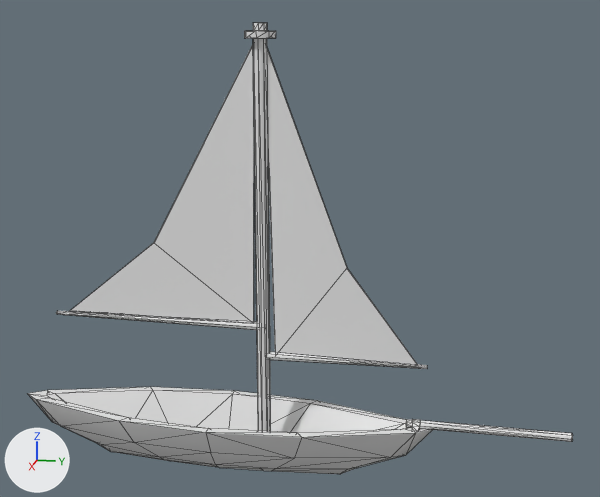
Before and after pictures for a commit that changed the FBX model Assets/Art/Meshes/Props/SM_Boat_01.fbx.
Before and after are seen from a 50 mm camera at (1.342, 0.415, 0.727) aimed at (-0.011, 0.144, 0.389). The lights are fixed; the arrows at lower left show +X, +Y and +Z. The first picture is the older version. Mesh edges are drawn as thin lines. Where no turn or scale is listed for an object, it has been applied to the vertices.

Names of what the first picture shows: 'SM_Boat_01'.
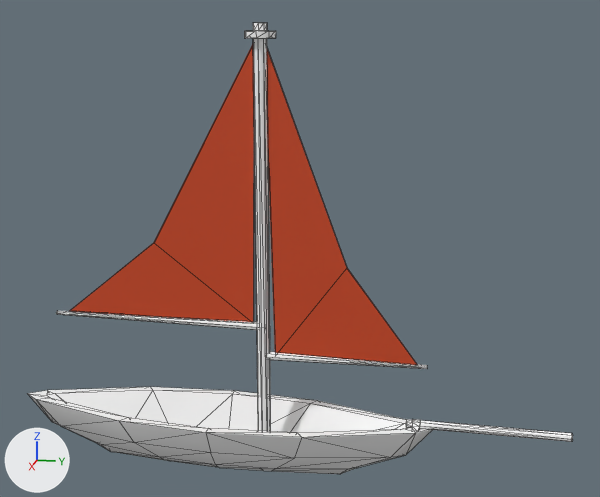
Patch to the scene script:
```diff
--- a/Assets/Art/Meshes/Props/SM_Boat_01.fbx.py
+++ b/Assets/Art/Meshes/Props/SM_Boat_01.fbx.py
@@ mat_material__36 @@
+mat_material__36 = principled_material('Material #36')
+mat_material__36.base_color = (1.0, 1.0, 1.0)  # white #ffffff
+mat_material__36.roughness = 0.0
@@ mat_material__37 @@
+mat_material__37 = principled_material('Material #37')
+mat_material__37.base_color = (0.613, 0.0702, 0.0206)  # orange #cd4b27
+mat_material__37.roughness = 0.0
@@ me_mesh @@
 me_mesh.from_pydata(...)  # 214 vertices, 400 faces; spans x -0.091..0.091, y -0.382..0.61, z -0.022..0.761
 # used by ob_sm_boat_01; location = (0.0, 0.0, 0.0)
+# me_mesh part 1: 284 of the faces centred in x -0.08..0.08, y -0.359..0.61, z -0.022..0.254 switch from no material to mat_material__36 (white #ffffff)
+# me_mesh part 2: 70 of the faces centred in x -0.024..0.024, y 0.057..0.104, z 0.737..0.761 switch from no material to mat_material__36 (white #ffffff)
+# me_mesh part 3: 14 of the faces centred in x -0.005..0.005, y -0.308..-0.177, z 0.244..0.253 switch from no material to mat_material__36 (white #ffffff)
+# me_mesh part 4: 8 of the faces centred in x -0.011..0.011, y 0.07..0.091, z 0.484 switch from no material to mat_material__36 (white #ffffff)
+# me_mesh part 5: 18 of the faces centred in x -0.002..0.002, y -0.053..0.31, z 0.196..0.617 switch from no material to mat_material__37 (orange #cd4b27)
+# me_mesh part 6: 6 of the faces centred in x -0.002..0.002, y -0.227..-0.052, z 0.254..0.345 switch from no material to mat_material__37 (orange #cd4b27)
```

Where the change shows, as pixel boxes (x1, y1, x2, y2) in the pictures (600 x 497 px):
part 1 of me_mesh, recoloured
    both: (27, 49, 573, 471)
part 2 of me_mesh, recoloured
    both: (244, 23, 276, 38)
part 3 of me_mesh, recoloured
    both: (57, 311, 254, 330)
part 4 of me_mesh, recoloured
    both: (253, 38, 271, 431)
part 5 of me_mesh, recoloured (darker)
    both: (154, 44, 417, 365)
part 6 of me_mesh, recoloured (darker)
    both: (70, 243, 251, 322)
